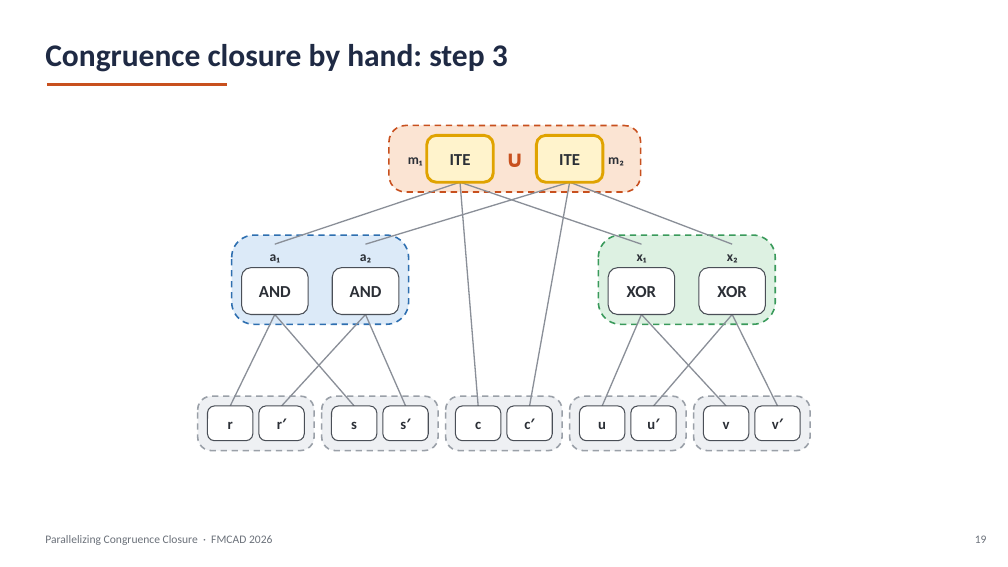
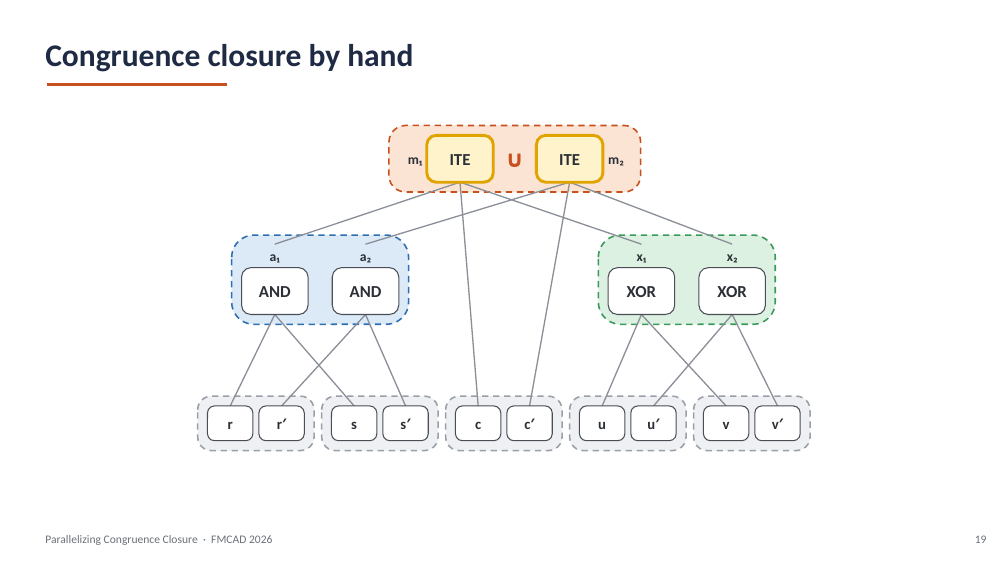
Before and after one commit to amarshah1/parallelcc-paper, a slide deck: slide 19 of slides/parallelcc-part1.pptx. Drawn at 1008x567 pixels with LibreOffice and Linux fonts; fonts in the diff are those of the drawing. Boxes give left, top, right and bottom in pixels: in the first picture for what was removed or moved away, otherwise in the second. Text is boxed around its words. In the diff, an @@ line names an element or a change of style, - is before the commit and + after.

```diff
--- a/slides/parallelcc-part1.pptx
+++ b/slides/parallelcc-part1.pptx
@@ text at (x1=45, y1=44, x2=413, y2=72): text changed @@
-Congruence closure by hand: step 3
+Congruence closure by hand
```
Also in this commit, not shown: 19 other slides changed, 1 other file.
